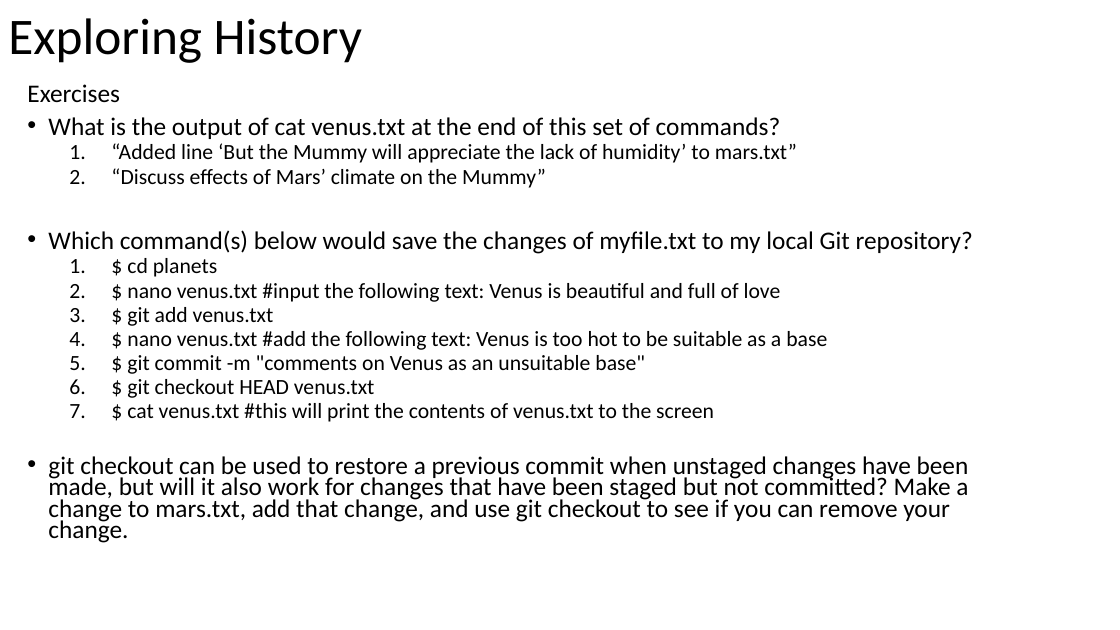
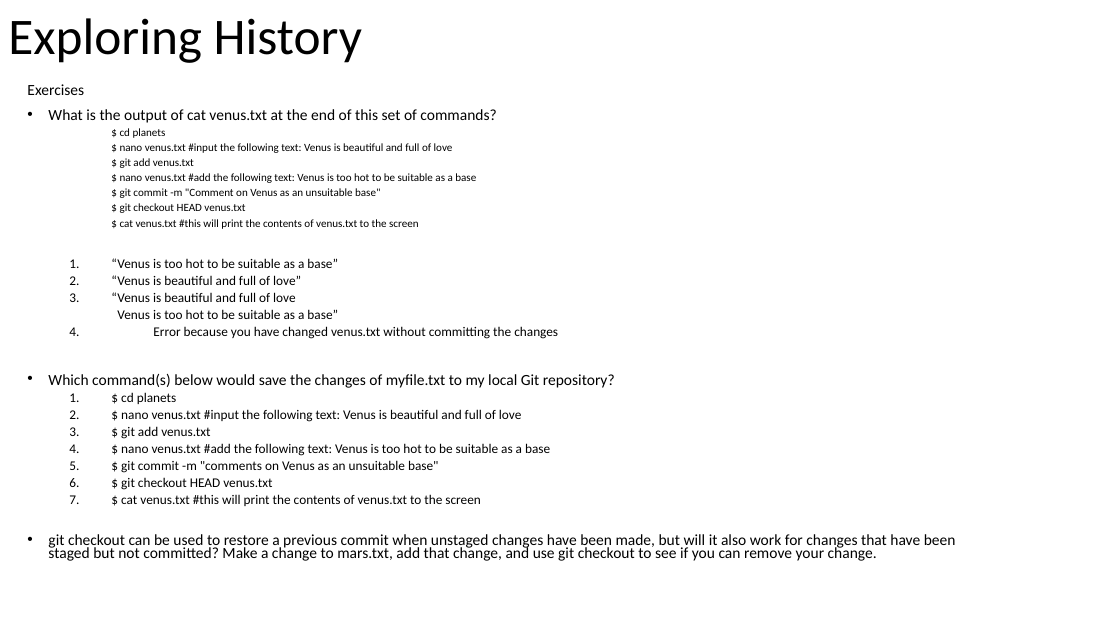
Before and after one commit to heatherciallella/SWC_Workshop_RUC_Fall17, a slide deck: slide 20 of Version control with Git/Version control with Git.pptx (slide 15 before the commit). Drawn at 1120x630 pixels with LibreOffice and Linux fonts; fonts in the diff are those of the drawing. Boxes give left, top, right and bottom in pixels: in the first picture for what was removed or moved away, otherwise in the second. Text is boxed around its words. In the diff, an @@ line names an element or a change of style, - is before the commit and + after.

```diff
--- a/Version control with Git/Version control with Git.pptx
+++ b/Version control with Git/Version control with Git.pptx
@@ text at (27,84,956,561): size 21.7 to 13.3 pt in "Exercises", "What is the output of cat venus.txt ...", "Which command(s) below would save the changes ...", "git checkout can be used to restore ..."; size 18.6 to 11.4 pt in "$ cd planets", "$ nano venus.txt #input the following text: ...", "$ git add venus.txt", "$ nano venus.txt #add the following text: ..." and 3 more places @@
@@ text at (111,128,558,339): text changed; size 18.6 to 9.5 pt @@
-  1. “Added line ‘But the Mummy will appreciate the lack of humidity’ to mars.txt”
-  2. “Discuss effects of Mars’ climate on the Mummy”
+    $ cd planets
+    $ nano venus.txt #input the following text: Venus is beautiful and full of love
+    $ git add venus.txt
+    $ nano venus.txt #add the following text: Venus is too hot to be suitable as a base
+    $ git commit -m "Comment on Venus as an unsuitable base"
+    $ git checkout HEAD venus.txt
+    $ cat venus.txt #this will print the contents of venus.txt to the screen
+  1. “Venus is too hot to be suitable as a base”
+  2. “Venus is beautiful and full of love”
+  3. “Venus is beautiful and full of love
+  Venus is too hot to be suitable as a base”
+  4. Error because you have changed venus.txt without committing the changes
```
Also in this commit, not shown: 2 other slides changed, 7 slides added, 1 slide removed.
